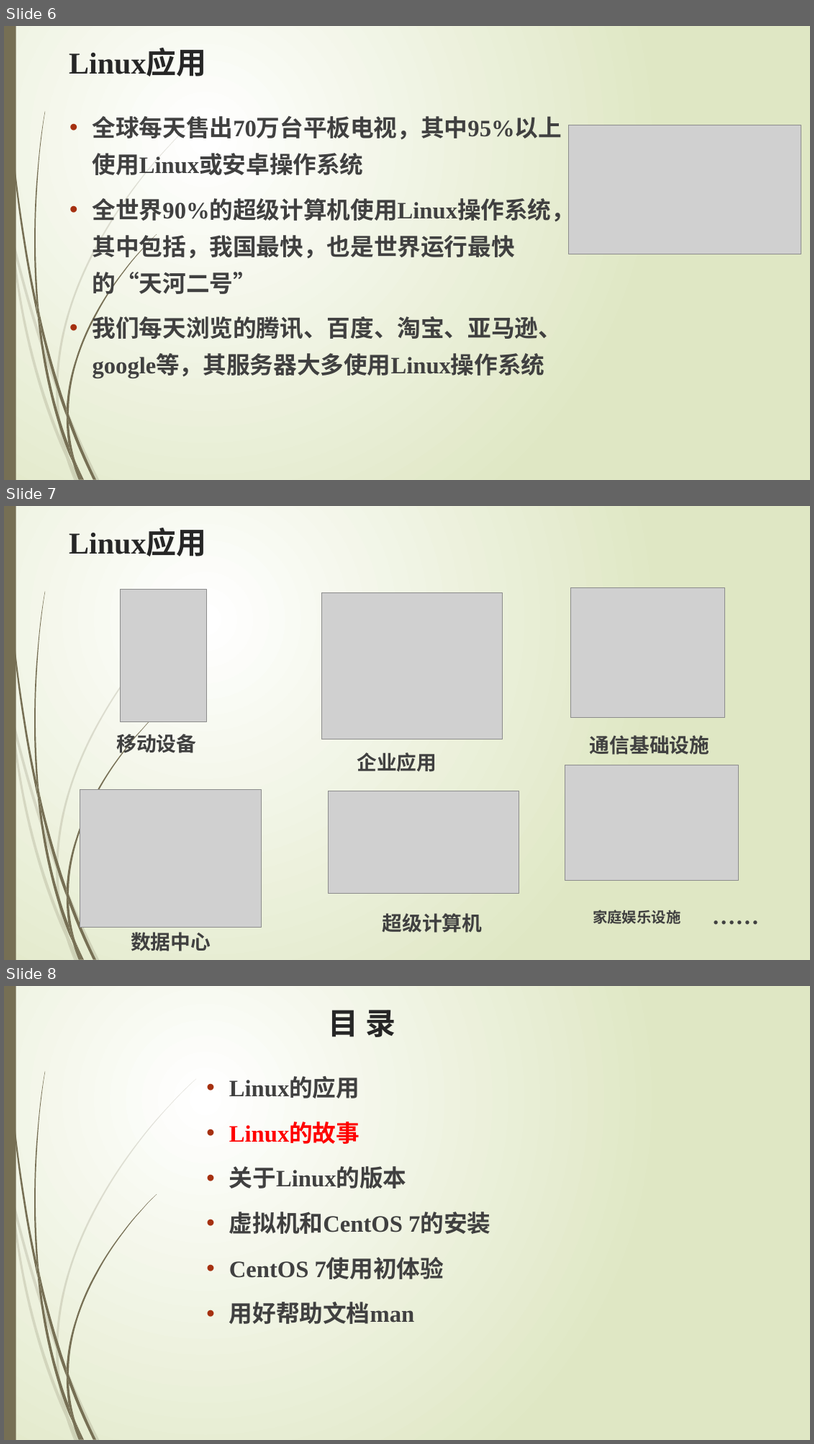
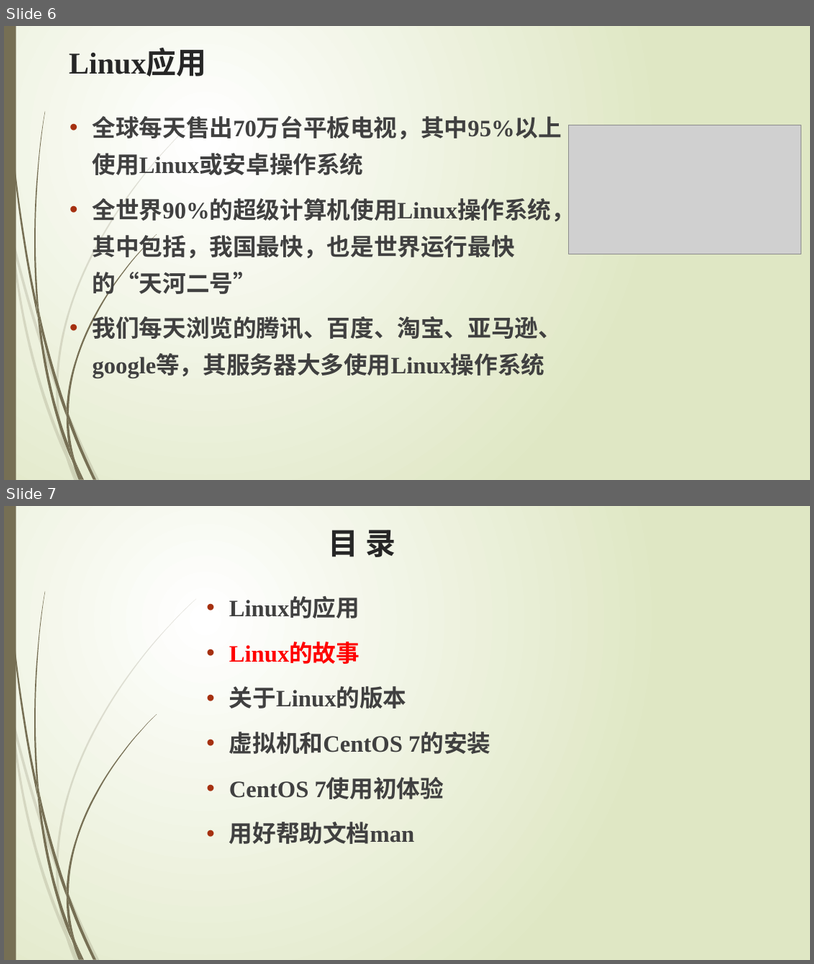
Before and after one commit to edu2act/course-testing-technique, a slide deck: PPT/1 Base of Linux.pptx. Shown one above the other, each under a label of ours: slides 6, 7 and 8 before the commit, slides 6 and 7 after it. The pictures are 814x1444 and 814x964 pixels, drawn with LibreOffice and Linux fonts; fonts in the diff are those of the drawing; grey boxes stand for pictures. Boxes give left, top, right and bottom in pixels: in the first picture for what was removed or moved away, otherwise in the second. Text is boxed around its words. In the diff, an @@ line names an element or a change of style, - is before the commit and + after.

```diff
--- a/PPT/1 Base of Linux.pptx
+++ b/PPT/1 Base of Linux.pptx
@@ slide 7 removed at (4,506,810,960), background gradient #FFFFFF to #DFE8C4; not listed: 23 template elements that a slide beside it also shows @@
@@ title removed at (69,530,206,556) @@
-Linux应用
@@ picture removed at (120,590,207,722) @@
@@ picture removed at (571,587,725,718) @@
@@ picture removed at (322,592,502,739) @@
@@ text removed at (116,731,196,756) @@
-移动设备
@@ text removed at (590,735,710,754) @@
-通信基础设施
@@ text removed at (357,752,437,772) @@
-企业应用
@@ picture removed at (566,765,738,880) @@
@@ picture removed at (80,789,261,927) @@
@@ picture removed at (328,791,520,893) @@
@@ text removed at (383,913,483,932) @@
-超级计算机
@@ text removed at (593,909,681,924) @@
-家庭娱乐设施
@@ text removed at (706,898,810,935) @@
-……
@@ text removed at (131,932,211,951) @@
-数据中心
@@ what was slide 8 is now slide 7 @@
```
Also in this commit, not shown: 5 slides changed, 4 other files.
